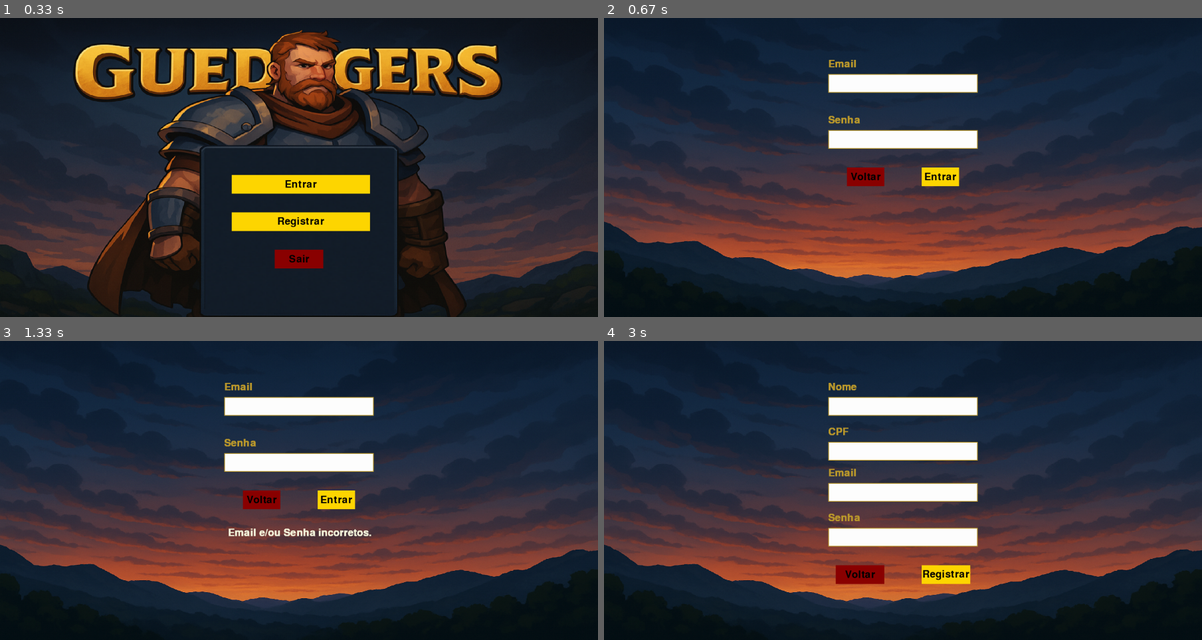
Above: before the commit, frames 1-4 (two rows, left to right).
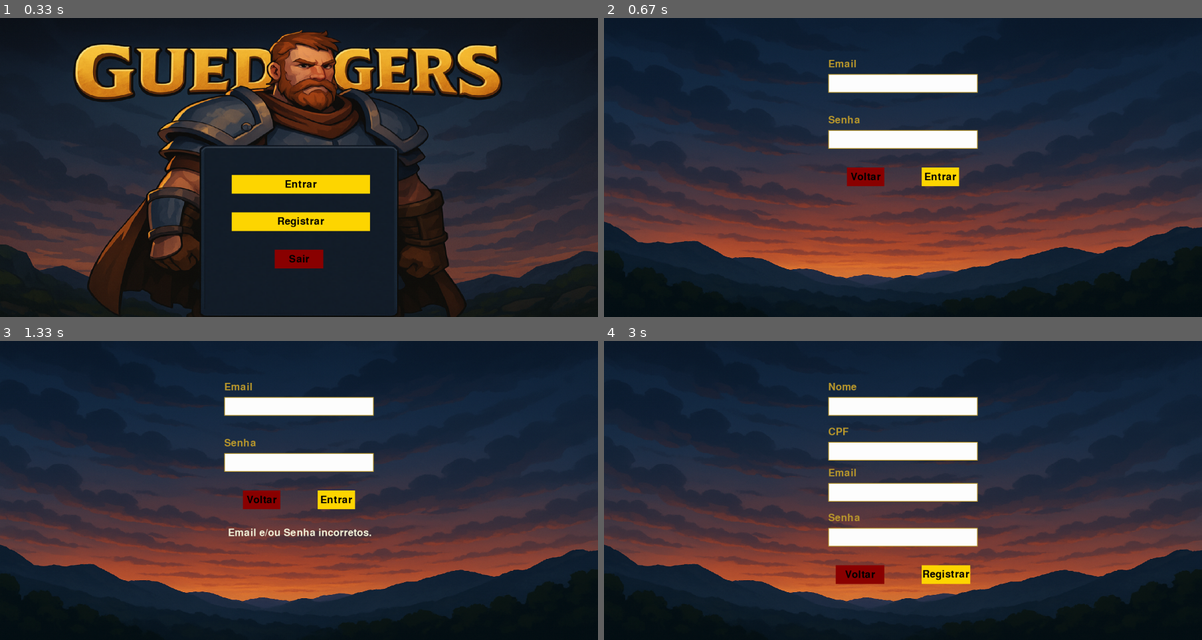
Above: after the commit, the same moments.

Repository: Redbruno7/technic_rpg
Game: pygame game, started from main.py
Two runs of this game, one before a commit and one after it. Both use one fixed random seed, a clock stepped at 60 frames per second and the inputs below.
Inputs:
- Up to frame 1 (0.33 s): no input
- Up to frame 2 (0.67 s): click "Entrar" at 0.38 s
- Up to frame 3 (1.33 s): click "Entrar" at 0.72 s; tap Enter at 1 s
- Up to frame 4 (3 s): click "Voltar" at 2.38 s; click "Registrar" at 2.72 s

Frame 1 is identical in both runs. In frame 2, less than 0.1% of the frame differs, in the area x 37-43%, y 14-36%; in frame 3, 0.3%, in the area x 37-62%, y 14-66%; in frame 4, less than 0.1%.

Commit message:
checkpoint 6.6 - todas as funcionalidades ajustadas e funcionantes

Diff:
--- a/interface/tela_entrar.py
+++ b/interface/tela_entrar.py
@@ -146,8 +146,8 @@
                         event, email_ativo, senha_ativo, texto_email, texto_senha, cursor_email, cursor_senha
                     )
 
-
-            tela.blit(fundo, (0, 0))
+        # Setar tela de fundo
+        tela.blit(fundo, (0, 0))
 
         # Método - Desenhar título
         desenhar_rotulo_campo(tela, fonte, email_input, "Email")
--- a/interface/tela_registrar.py
+++ b/interface/tela_registrar.py
@@ -176,8 +176,8 @@
                         cursor_nome, cursor_cpf, cursor_email, cursor_senha
                     )
 
-            # Setar tela de fundo
-            tela.blit(fundo, (0, 0))
+        # Setar tela de fundo
+        tela.blit(fundo, (0, 0))
 
         # Método - Título campo
         desenhar_rotulo_campo(tela, fonte, nome_input, "Nome")
